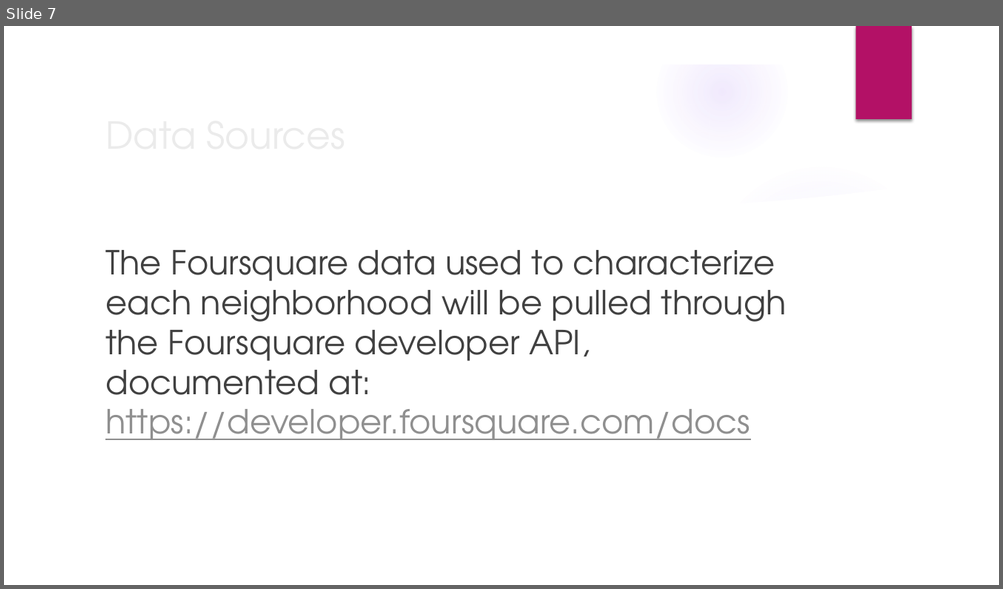
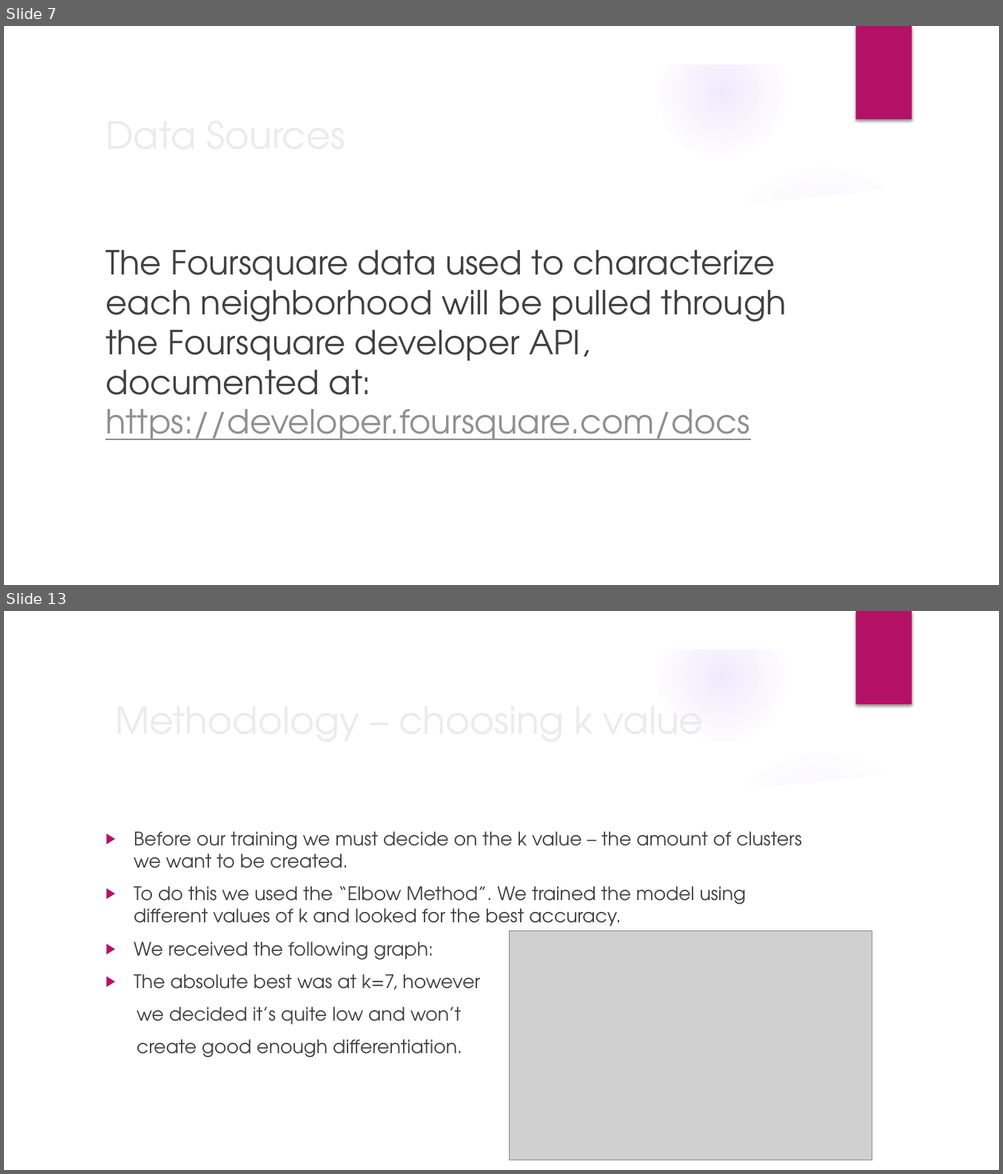
Before and after one commit to IlyaTurian/Coursera_Capstone, a slide deck: Capstone – Recommending Relocation Neighborhood.pptx. Shown one above the other, each under a label of ours: slide 7 before the commit, slides 7 and 13 after it; the slides between them are not shown. The pictures are 1003x589 and 1003x1174 pixels, drawn with LibreOffice and Linux fonts; fonts in the diff are those of the drawing; grey boxes stand for pictures; background and template pictures are left out. Boxes give left, top, right and bottom in pixels: in the first picture for what was removed or moved away, otherwise in the second. Text is boxed around its words. In the diff, an @@ line names an element or a change of style, - is before the commit and + after.

```diff
--- a/Capstone – Recommending Relocation Neighborhood.pptx
+++ b/Capstone – Recommending Relocation Neighborhood.pptx
@@ slide 13 added at bbox=[4, 611, 999, 1170], background picture (left out); not listed: 9 template elements that a slide beside it also shows @@
@@ text added at bbox=[134, 832, 802, 1058], 18 pt, text #404040 @@
+▶ Before our training we must decide on the k value – the amount of clusters we want to be created.
+▶ To do this we used the “Elbow Method”. We trained the model using different values of k and looked for the best accuracy.
+▶ We received the following graph:
+▶ The absolute best was at k=7, however
+we decided it’s quite low and won’t
+create good enough differentiation.
@@ title added at bbox=[518, 832, 581, 846], 36 pt, text #EBEBEB @@
+Methodology – choosing k value
@@ picture added at bbox=[509, 931, 872, 1160] @@
```
Also in this commit, not shown: 15 other slides added, 3 other files.
